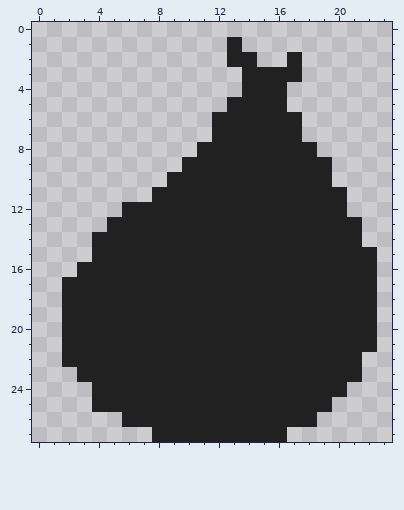
File history of a pixel-art sprite, Assets/_Game/Graphics/Sprites/trash/trashbag_3.png. Above: the version before the commit.
The file is 24x28 pixels.
The result:
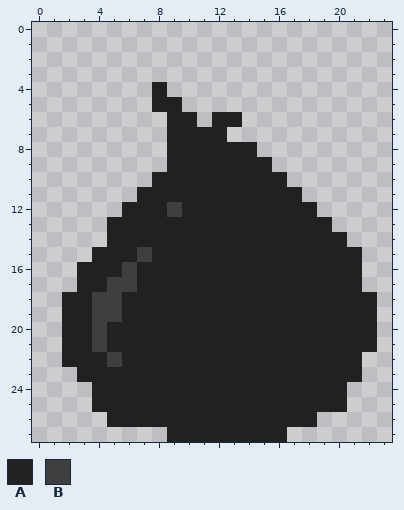
Palette (. is transparent): A #212121  B #3f3f3f
Diff:
{"y":1,"x":13,"old":"A","new":"."}
{"y":2,"x":13,"old":"AA","new":".."}
{"y":2,"x":17,"old":"A","new":"."}
{"y":3,"x":14,"old":"AAAA","new":"...."}
{"y":4,"x":8,"old":".","new":"A"}
{"y":4,"x":14,"old":"AAA","new":"..."}
{"y":5,"x":8,"old":"..","new":"AA"}
{"y":5,"x":13,"old":"AAAA","new":"...."}
{"y":6,"x":9,"old":"..","new":"AA"}
{"y":6,"x":14,"old":"AAAA","new":"...."}
{"y":7,"x":9,"old":"...","new":"AAA"}
{"y":7,"x":13,"old":"AAAAA","new":"....."}
{"y":8,"x":9,"old":"..","new":"AA"}
{"y":8,"x":15,"old":"AAAA","new":"...."}
{"y":9,"x":9,"old":".","new":"A"}
{"y":9,"x":16,"old":"AAAA","new":"...."}
{"y":10,"x":8,"old":".","new":"A"}
{"y":10,"x":17,"old":"AAA","new":"..."}
{"y":11,"x":7,"old":".","new":"A"}
{"y":11,"x":18,"old":"AAA","new":"..."}
{"y":12,"x":9,"old":"A","new":"B"}
{"y":12,"x":19,"old":"AA","new":".."}
{"y":13,"x":20,"old":"AA","new":".."}
{"y":14,"x":4,"old":"A","new":"."}
{"y":14,"x":21,"old":"A","new":"."}
{"y":15,"x":7,"old":"A","new":"B"}
{"y":15,"x":22,"old":"A","new":"."}
{"y":16,"x":6,"old":"A","new":"B"}
{"y":16,"x":22,"old":"A","new":"."}
{"y":17,"x":2,"old":"A","new":"."}
{"y":17,"x":5,"old":"AA","new":"BB"}
{"y":17,"x":22,"old":"A","new":"."}
{"y":18,"x":4,"old":"AA","new":"BB"}
{"y":19,"x":4,"old":"AA","new":"BB"}
{"y":20,"x":4,"old":"A","new":"B"}
{"y":21,"x":4,"old":"A","new":"B"}
{"y":22,"x":5,"old":"A","new":"B"}
{"y":25,"x":20,"old":".","new":"A"}
{"y":26,"x":5,"old":".","new":"A"}
{"y":27,"x":8,"old":"A","new":"."}
{"label":"changed","picture_box":[62,37,377,442]}
